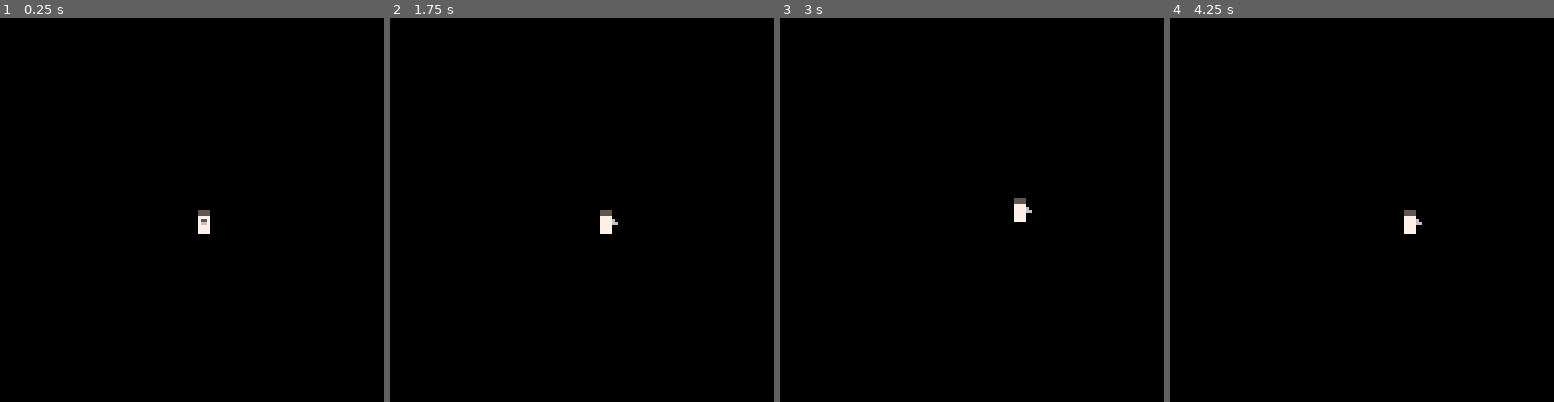
Above: before the commit, frames 1-4 (left to right).
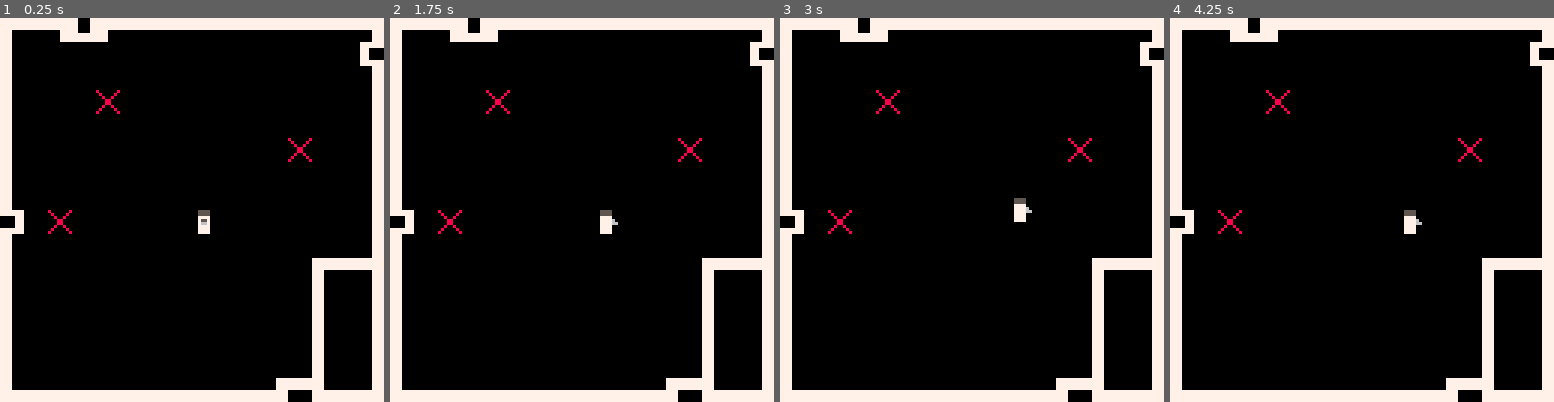
Above: after the commit, the same moments.

Repository: yepnix/ld35
Game: PICO-8 cartridge masks.p8
Two runs of this game, one before a commit and one after it. Both use one fixed random seed, a clock stepped at 60 frames per second and the inputs below.
Inputs:
- Up to frame 1 (0.25 s): no input
- Up to frame 2 (1.75 s): hold Right from 1.6 s (still down)
- Up to frame 3 (3 s): release Right at 2.1 s; hold Up 2.15-2.42 s; hold Right from 2.47 s (still down)
- Up to frame 4 (4.25 s): release Right at 3.03 s; hold Left 3.08-3.58 s; hold Down 3.63-3.97 s; hold Right from 4.02 s (still down)

The runs differ from the first frame. In frame 1, 14% of the frame differs, in the area x 0-100%, y 0-100%; in frame 2, 14%; in frame 3, 14%; in frame 4, 14%.

Commit message:
attempting to resolve conflicting file versions

Diff:
--- a/masks.p8
+++ b/masks.p8
@@ -7,21 +7,39 @@
  px=64
  py=64
  pdir=4
+ iswall=false
+end
+
+function collision(direction)
+	if (direction==1) then --get direction
+		v=mget((flr((px-4)/8)),py/8) --get which tile facing
+		iswall=fget(v,0) --see if collision occurs
+	elseif (direction==2) then
+		v=mget((flr((px+8)/8)),py/8)
+		iswall=fget(v,0)
+	elseif (direction==3) then
+		v=mget(px/8,flr((py-4)/8))
+		iswall=fget(v,0)
+	elseif (direction==4) then
+		v=mget(px/8,flr((py+8)/8))
+		iswall=fget(v,0)
+	end
+	return iswall
 end
 
 function moveplayer()
-	if (btnp(0)) then
-		pdir=1
-		px-=4
-	elseif (btnp(1)) then
+	if (btnp(0)) then --left
+		pdir=1 --sprite and interaction
+		if(not collision(pdir)) then	px-=4 end --walking, not running
+	elseif (btnp(1)) then --right
 		pdir=2
-		px+=4
-	elseif (btnp(2)) then
+		if(not collision(pdir)) then	px+=4 end
+	elseif (btnp(2)) then --up
 		pdir=3
-		py-=4
-	elseif (btnp(3)) then
+		if(not collision(pdir)) then py-=4 end
+	elseif (btnp(3)) then --down
 		pdir=4
-		py+=4
+		if(not collision(pdir)) then py+=4 end
 	end
 end
 
@@ -30,10 +48,10 @@
 end
 
 function _draw()
-	rectfill(0,0,128,128,0)
-	spr(pdir,px,py)
-end
---eof
+	rectfill(0,0,128,128,0) --bg
+	spr(pdir,px,py) --player
+	map(0,0,0,0,16,16) --house
+end
 
 
 
@@ -164,168 +182,168 @@
 
 
 __gff__
-0000000000000000000000000000000000000000000000000000000000000000000000000000000000000000000000000000000000000000000000000000000000000000000000000000000000000000000000000000000000000000000000000000000000000000000000000000000000000000000000000000000000000000
+0000000000000000000000000000000000000000000000000000000000000000000000000000000000000000000000000000000000000000000000000000000001010101010101000000000000000000010301000000000000000000000000000101010000000000000000000000000000000000000000000000000000000000
 0000000000000000000000000000000000000000000000000000000000000000000000000000000000000000000000000000000000000000000000000000000000000000000000000000000000000000000000000000000000000000000000000000000000000000000000000000000000000000000000000000000000000000
 __map__
-0000000000000000000000000000000000000000000000000000000000000000000000000000000000000000000000000000000000000000000000000000000000000000000000000000000000000000000000000000000000000000000000000000000000000000000000000000000000000000000000000000000000000000
-0000000000000000000000000000000000000000000000000000000000000000000000000000000000000000000000000000000000000000000000000000000000000000000000000000000000000000000000000000000000000000000000000000000000000000000000000000000000000000000000000000000000000000
-0000000000000000000000000000000000000000000000000000000000000000000000000000000000000000000000000000000000000000000000000000000000000000000000000000000000000000000000000000000000000000000000000000000000000000000000000000000000000000000000000000000000000000
-0000000000000000000000000000000000000000000000000000000000000000000000000000000000000000000000000000000000000000000000000000000000000000000000000000000000000000000000000000000000000000000000000000000000000000000000000000000000000000000000000000000000000000
-0000000000000000000000000000000000000000000000000000000000000000000000000000000000000000000000000000000000000000000000000000000000000000000000000000000000000000000000000000000000000000000000000000000000000000000000000000000000000000000000000000000000000000
-0000000000000000000000000000000000000000000000000000000000000000000000000000000000000000000000000000000000000000000000000000000000000000000000000000000000000000000000000000000000000000000000000000000000000000000000000000000000000000000000000000000000000000
-0000000000000000000000000000000000000000000000000000000000000000000000000000000000000000000000000000000000000000000000000000000000000000000000000000000000000000000000000000000000000000000000000000000000000000000000000000000000000000000000000000000000000000
-0000000000000000000000000000000000000000000000000000000000000000000000000000000000000000000000000000000000000000000000000000000000000000000000000000000000000000000000000000000000000000000000000000000000000000000000000000000000000000000000000000000000000000
-0000000000000000000000000000000000000000000000000000000000000000000000000000000000000000000000000000000000000000000000000000000000000000000000000000000000000000000000000000000000000000000000000000000000000000000000000000000000000000000000000000000000000000
-0000000000000000000000000000000000000000000000000000000000000000000000000000000000000000000000000000000000000000000000000000000000000000000000000000000000000000000000000000000000000000000000000000000000000000000000000000000000000000000000000000000000000000
-0000000000000000000000000000000000000000000000000000000000000000000000000000000000000000000000000000000000000000000000000000000000000000000000000000000000000000000000000000000000000000000000000000000000000000000000000000000000000000000000000000000000000000
-0000000000000000000000000000000000000000000000000000000000000000000000000000000000000000000000000000000000000000000000000000000000000000000000000000000000000000000000000000000000000000000000000000000000000000000000000000000000000000000000000000000000000000
-0000000000000000000000000000000000000000000000000000000000000000000000000000000000000000000000000000000000000000000000000000000000000000000000000000000000000000000000000000000000000000000000000000000000000000000000000000000000000000000000000000000000000000
-0000000000000000000000000000000000000000000000000000000000000000000000000000000000000000000000000000000000000000000000000000000000000000000000000000000000000000000000000000000000000000000000000000000000000000000000000000000000000000000000000000000000000000
-0000000000000000000000000000000000000000000000000000000000000000000000000000000000000000000000000000000000000000000000000000000000000000000000000000000000000000000000000000000000000000000000000000000000000000000000000000000000000000000000000000000000000000
-0000000000000000000000000000000000000000000000000000000000000000000000000000000000000000000000000000000000000000000000000000000000000000000000000000000000000000000000000000000000000000000000000000000000000000000000000000000000000000000000000000000000000000
-0000000000000000000000000000000000000000000000000000000000000000000000000000000000000000000000000000000000000000000000000000000000000000000000000000000000000000000000000000000000000000000000000000000000000000000000000000000000000000000000000000000000000000
-0000000000000000000000000000000000000000000000000000000000000000000000000000000000000000000000000000000000000000000000000000000000000000000000000000000000000000000000000000000000000000000000000000000000000000000000000000000000000000000000000000000000000000
-0000000000000000000000000000000000000000000000000000000000000000000000000000000000000000000000000000000000000000000000000000000000000000000000000000000000000000000000000000000000000000000000000000000000000000000000000000000000000000000000000000000000000000
-0000000000000000000000000000000000000000000000000000000000000000000000000000000000000000000000000000000000000000000000000000000000000000000000000000000000000000000000000000000000000000000000000000000000000000000000000000000000000000000000000000000000000000
-0000000000000000000000000000000000000000000000000000000000000000000000000000000000000000000000000000000000000000000000000000000000000000000000000000000000000000000000000000000000000000000000000000000000000000000000000000000000000000000000000000000000000000
-0000000000000000000000000000000000000000000000000000000000000000000000000000000000000000000000000000000000000000000000000000000000000000000000000000000000000000000000000000000000000000000000000000000000000000000000000000000000000000000000000000000000000000
-0000000000000000000000000000000000000000000000000000000000000000000000000000000000000000000000000000000000000000000000000000000000000000000000000000000000000000000000000000000000000000000000000000000000000000000000000000000000000000000000000000000000000000
-0000000000000000000000000000000000000000000000000000000000000000000000000000000000000000000000000000000000000000000000000000000000000000000000000000000000000000000000000000000000000000000000000000000000000000000000000000000000000000000000000000000000000000
-0000000000000000000000000000000000000000000000000000000000000000000000000000000000000000000000000000000000000000000000000000000000000000000000000000000000000000000000000000000000000000000000000000000000000000000000000000000000000000000000000000000000000000
-0000000000000000000000000000000000000000000000000000000000000000000000000000000000000000000000000000000000000000000000000000000000000000000000000000000000000000000000000000000000000000000000000000000000000000000000000000000000000000000000000000000000000000
-0000000000000000000000000000000000000000000000000000000000000000000000000000000000000000000000000000000000000000000000000000000000000000000000000000000000000000000000000000000000000000000000000000000000000000000000000000000000000000000000000000000000000000
-0000000000000000000000000000000000000000000000000000000000000000000000000000000000000000000000000000000000000000000000000000000000000000000000000000000000000000000000000000000000000000000000000000000000000000000000000000000000000000000000000000000000000000
-0000000000000000000000000000000000000000000000000000000000000000000000000000000000000000000000000000000000000000000000000000000000000000000000000000000000000000000000000000000000000000000000000000000000000000000000000000000000000000000000000000000000000000
-0000000000000000000000000000000000000000000000000000000000000000000000000000000000000000000000000000000000000000000000000000000000000000000000000000000000000000000000000000000000000000000000000000000000000000000000000000000000000000000000000000000000000000
-0000000000000000000000000000000000000000000000000000000000000000000000000000000000000000000000000000000000000000000000000000000000000000000000000000000000000000000000000000000000000000000000000000000000000000000000000000000000000000000000000000000000000000
-0000000000000000000000000000000000000000000000000000000000000000000000000000000000000000000000000000000000000000000000000000000000000000000000000000000000000000000000000000000000000000000000000000000000000000000000000000000000000000000000000000000000000000
-…(130 lines of a section not shown)…
+4041424340414141414141414141414200000000000000000000000000000000000000000000000000000000000000000000000000000000000000000000000000000000000000000000000000000000000000000000000000000000000000000000000000000000000000000000000000000000000000000000000000000000
+5000000000000000000000000000004600000000000000000000000000000000000000000000000000000000000000000000000000000000000000000000000000000000000000000000000000000000000000000000000000000000000000000000000000000000000000000000000000000000000000000000000000000000
+5000000000000000000000000000005200000000000000000000000000000000000000000000000000000000000000000000000000000000000000000000000000000000000000000000000000000000000000000000000000000000000000000000000000000000000000000000000000000000000000000000000000000000
+5000000051000000000000000000005200000000000000000000000000000000000000000000000000000000000000000000000000000000000000000000000000000000000000000000000000000000000000000000000000000000000000000000000000000000000000000000000000000000000000000000000000000000
+5000000000000000000000000000005200000000000000000000000000000000000000000000000000000000000000000000000000000000000000000000000000000000000000000000000000000000000000000000000000000000000000000000000000000000000000000000000000000000000000000000000000000000
+5000000000000000000000005100005200000000000000000000000000000000000000000000000000000000000000000000000000000000000000000000000000000000000000000000000000000000000000000000000000000000000000000000000000000000000000000000000000000000000000000000000000000000
+5000000000000000000000000000005200000000000000000000000000000000000000000000000000000000000000000000000000000000000000000000000000000000000000000000000000000000000000000000000000000000000000000000000000000000000000000000000000000000000000000000000000000000
+5000000000000000000000000000005200000000000000000000000000000000000000000000000000000000000000000000000000000000000000000000000000000000000000000000000000000000000000000000000000000000000000000000000000000000000000000000000000000000000000000000000000000000
+4500510000000000000000000000005200000000000000000000000000000000000000000000000000000000000000000000000000000000000000000000000000000000000000000000000000000000000000000000000000000000000000000000000000000000000000000000000000000000000000000000000000000000
+5000000000000000000000000000005200000000000000000000000000000000000000000000000000000000000000000000000000000000000000000000000000000000000000000000000000000000000000000000000000000000000000000000000000000000000000000000000000000000000000000000000000000000
+5000000000000000000000000040414200000000000000000000000000000000000000000000000000000000000000000000000000000000000000000000000000000000000000000000000000000000000000000000000000000000000000000000000000000000000000000000000000000000000000000000000000000000
+5000000000000000000000000050005200000000000000000000000000000000000000000000000000000000000000000000000000000000000000000000000000000000000000000000000000000000000000000000000000000000000000000000000000000000000000000000000000000000000000000000000000000000
+5000000000000000000000000050005200000000000000000000000000000000000000000000000000000000000000000000000000000000000000000000000000000000000000000000000000000000000000000000000000000000000000000000000000000000000000000000000000000000000000000000000000000000
+5000000000000000000000000050005200000000000000000000000000000000000000000000000000000000000000000000000000000000000000000000000000000000000000000000000000000000000000000000000000000000000000000000000000000000000000000000000000000000000000000000000000000000
+5000000000000000000000000050005200000000000000000000000000000000000000000000000000000000000000000000000000000000000000000000000000000000000000000000000000000000000000000000000000000000000000000000000000000000000000000000000000000000000000000000000000000000
+6061616161616161616161624160616200000000000000000000000000000000000000000000000000000000000000000000000000000000000000000000000000000000000000000000000000000000000000000000000000000000000000000000000000000000000000000000000000000000000000000000000000000000
+0000000000000000000000000000000000000000000000000000000000000000000000000000000000000000000000000000000000000000000000000000000000000000000000000000000000000000000000000000000000000000000000000000000000000000000000000000000000000000000000000000000000000000
+0000000000000000000000000000000000000000000000000000000000000000000000000000000000000000000000000000000000000000000000000000000000000000000000000000000000000000000000000000000000000000000000000000000000000000000000000000000000000000000000000000000000000000
+0000000000000000000000000000000000000000000000000000000000000000000000000000000000000000000000000000000000000000000000000000000000000000000000000000000000000000000000000000000000000000000000000000000000000000000000000000000000000000000000000000000000000000
+0000000000000000000000000000000000000000000000000000000000000000000000000000000000000000000000000000000000000000000000000000000000000000000000000000000000000000000000000000000000000000000000000000000000000000000000000000000000000000000000000000000000000000
+0000000000000000000000000000000000000000000000000000000000000000000000000000000000000000000000000000000000000000000000000000000000000000000000000000000000000000000000000000000000000000000000000000000000000000000000000000000000000000000000000000000000000000
+0000000000000000000000000000000000000000000000000000000000000000000000000000000000000000000000000000000000000000000000000000000000000000000000000000000000000000000000000000000000000000000000000000000000000000000000000000000000000000000000000000000000000000
+0000000000000000000000000000000000000000000000000000000000000000000000000000000000000000000000000000000000000000000000000000000000000000000000000000000000000000000000000000000000000000000000000000000000000000000000000000000000000000000000000000000000000000
+0000000000000000000000000000000000000000000000000000000000000000000000000000000000000000000000000000000000000000000000000000000000000000000000000000000000000000000000000000000000000000000000000000000000000000000000000000000000000000000000000000000000000000
+0000000000000000000000000000000000000000000000000000000000000000000000000000000000000000000000000000000000000000000000000000000000000000000000000000000000000000000000000000000000000000000000000000000000000000000000000000000000000000000000000000000000000000
+0000000000000000000000000000000000000000000000000000000000000000000000000000000000000000000000000000000000000000000000000000000000000000000000000000000000000000000000000000000000000000000000000000000000000000000000000000000000000000000000000000000000000000
+0000000000000000000000000000000000000000000000000000000000000000000000000000000000000000000000000000000000000000000000000000000000000000000000000000000000000000000000000000000000000000000000000000000000000000000000000000000000000000000000000000000000000000
+0000000000000000000000000000000000000000000000000000000000000000000000000000000000000000000000000000000000000000000000000000000000000000000000000000000000000000000000000000000000000000000000000000000000000000000000000000000000000000000000000000000000000000
+0000000000000000000000000000000000000000000000000000000000000000000000000000000000000000000000000000000000000000000000000000000000000000000000000000000000000000000000000000000000000000000000000000000000000000000000000000000000000000000000000000000000000000
+0000000000000000000000000000000000000000000000000000000000000000000000000000000000000000000000000000000000000000000000000000000000000000000000000000000000000000000000000000000000000000000000000000000000000000000000000000000000000000000000000000000000000000
+0000000000000000000000000000000000000000000000000000000000000000000000000000000000000000000000000000000000000000000000000000000000000000000000000000000000000000000000000000000000000000000000000000000000000000000000000000000000000000000000000000000000000000
+0000000000000000000000000000000000000000000000000000000000000000000000000000000000000000000000000000000000000000000000000000000000000000000000000000000000000000000000000000000000000000000000000000000000000000000000000000000000000000000000000000000000000000
+…(130 lines of a section not shown)…
Not shown, changed: 24 lines of the sprite sheet (__gfx__) section of masks.p8
